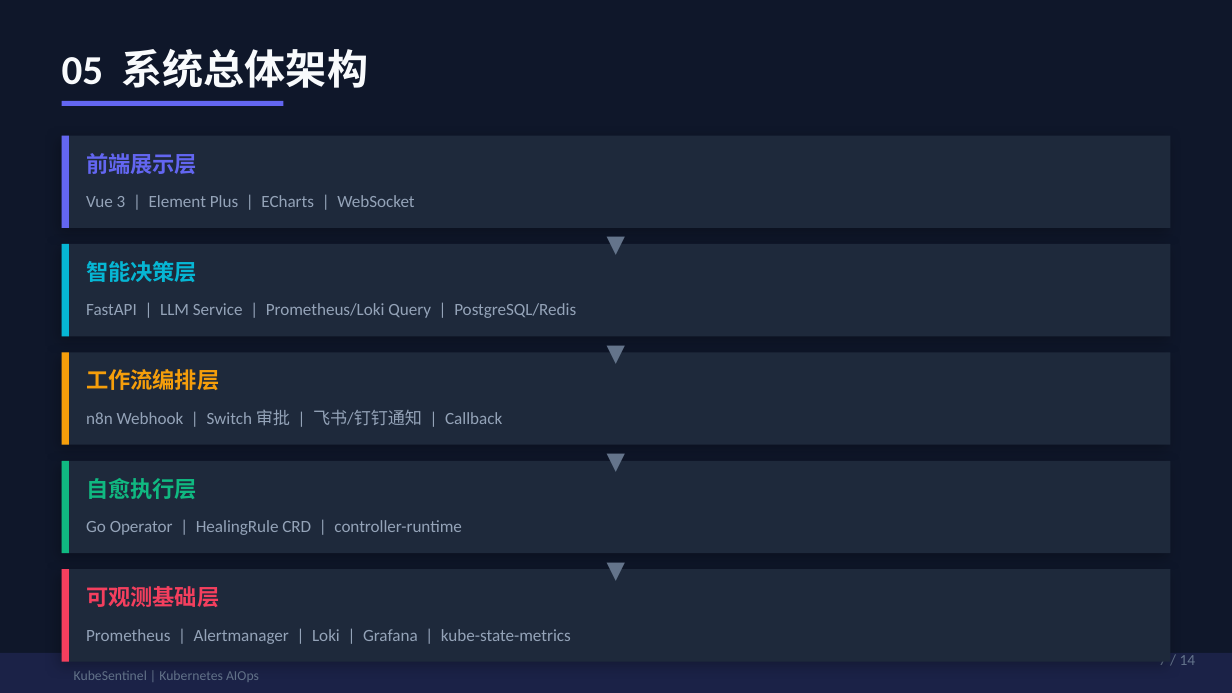
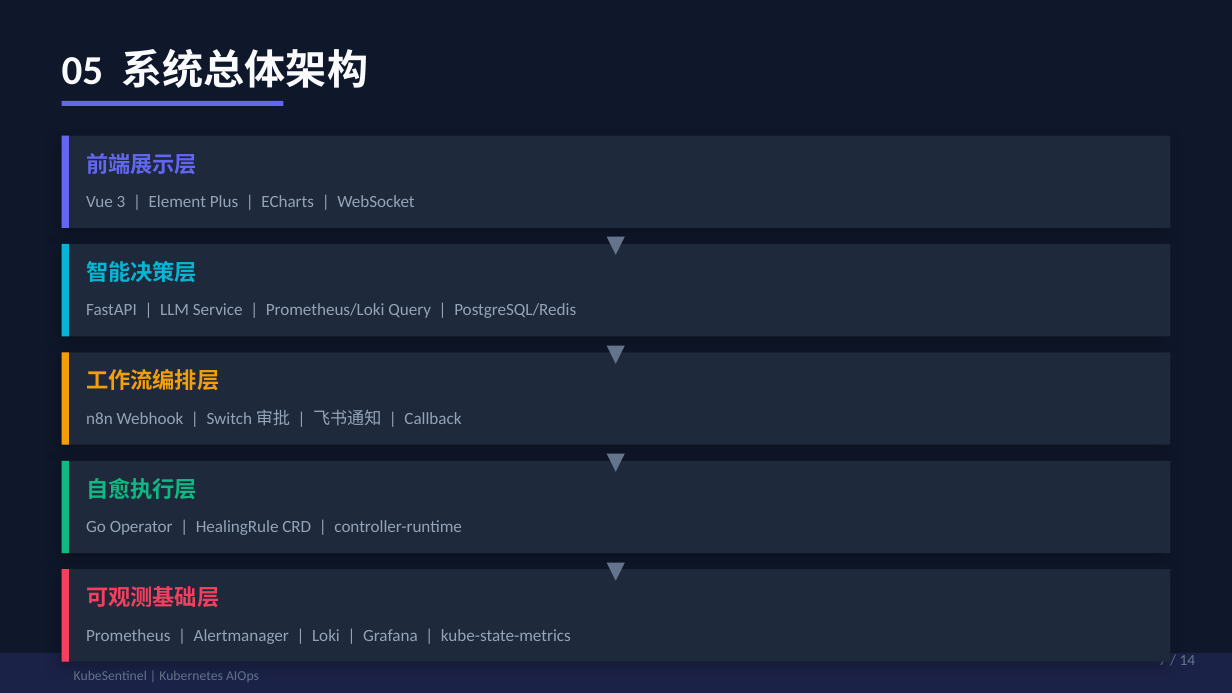
Before and after one commit to liuyu6610/kubenete-Aiops, a slide deck: slide 7 of docs/KubeSentinel-GraduationDefense.pptx. Drawn at 1232x693 pixels with LibreOffice and Linux fonts; fonts in the diff are those of the drawing. Boxes give left, top, right and bottom in pixels: in the first picture for what was removed or moved away, otherwise in the second. Text is boxed around its words. In the diff, an @@ line names an element or a change of style, - is before the commit and + after.

```diff
--- a/docs/KubeSentinel-GraduationDefense.pptx
+++ b/docs/KubeSentinel-GraduationDefense.pptx
@@ text at <box>86,409,461,425</box>: text changed @@
-n8n Webhook | Switch 审批 | 飞书/钉钉通知 | Callback
+n8n Webhook | Switch 审批 | 飞书通知 | Callback
```
Also in this commit, not shown: 5 other slides changed, 4 other files.
